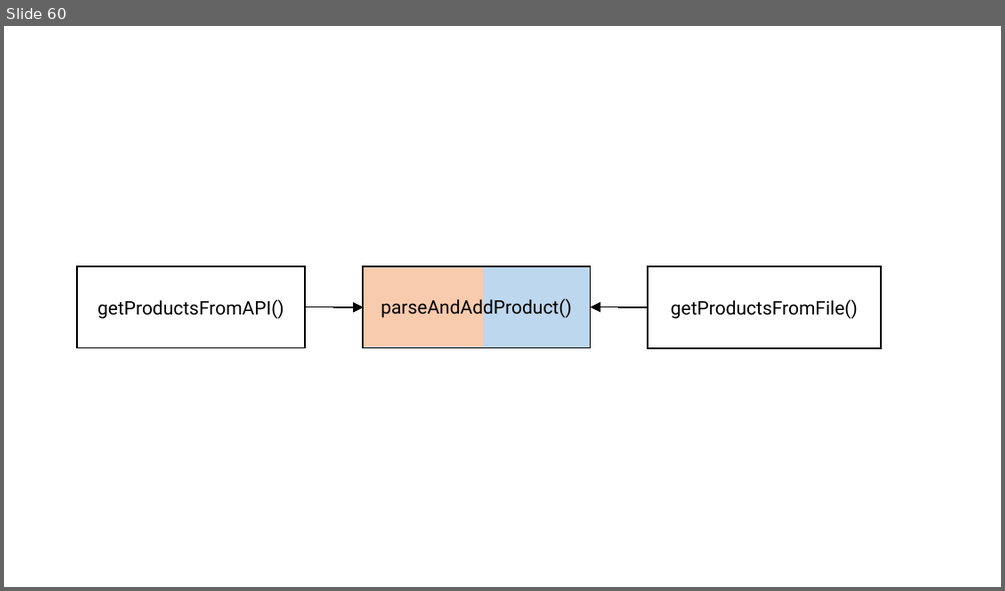
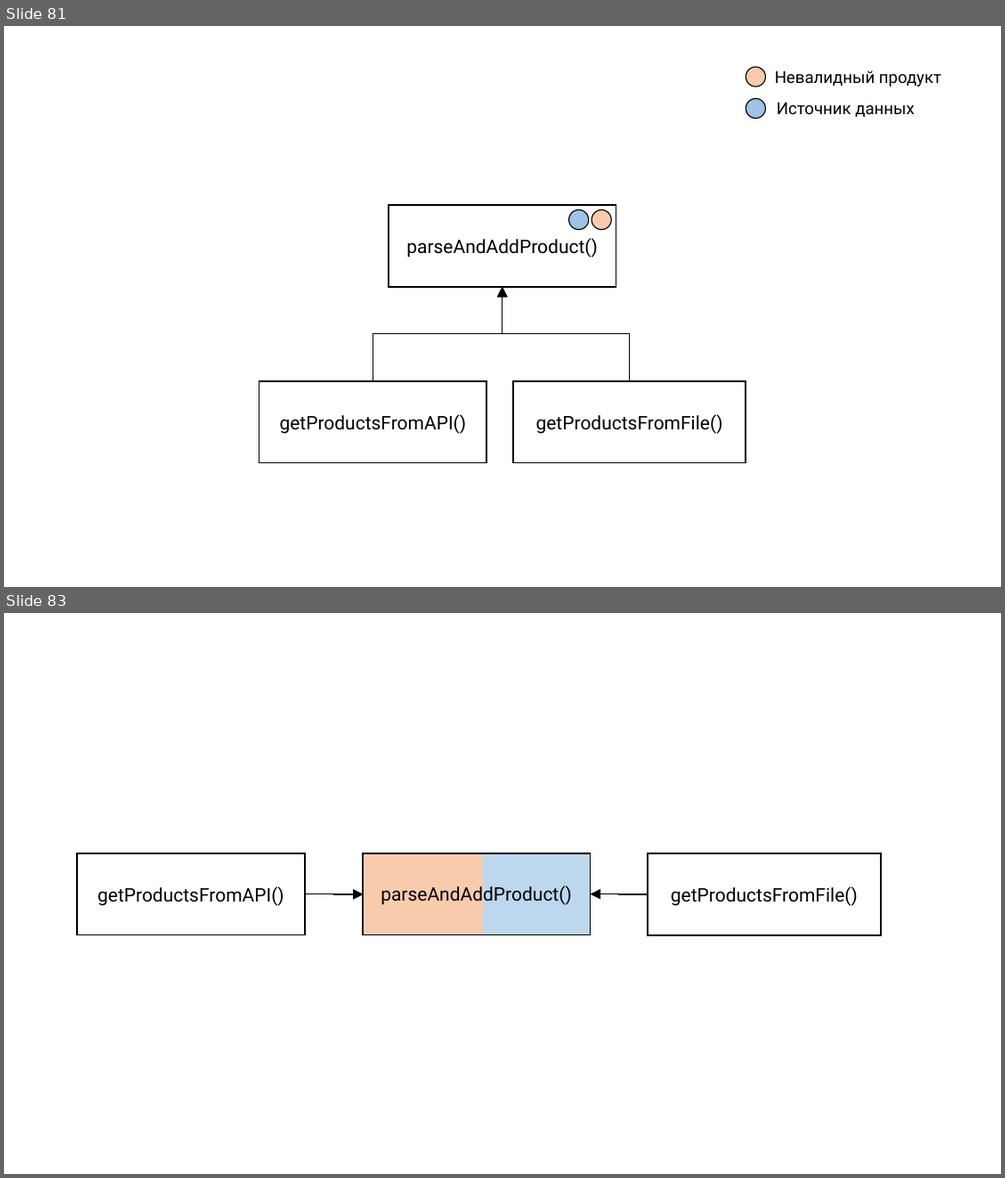
Before and after one commit to rkhaimov/brain-gym, a slide deck: clean/Презентация.pptx. Shown one above the other, each under a label of ours: slide 60 before the commit, slides 81 and 83 after it; the slides between them are not shown. The pictures are 1005x591 and 1005x1178 pixels, drawn with LibreOffice and Linux fonts; fonts in the diff are those of the drawing. Boxes give left, top, right and bottom in pixels: in the first picture for what was removed or moved away, otherwise in the second. Text is boxed around its words. In the diff, an @@ line names an element or a change of style, - is before the commit and + after.

```diff
--- a/clean/Презентация.pptx
+++ b/clean/Презентация.pptx
@@ slide 81 added at box(4, 26, 1001, 587), background #FFFFFF @@
@@ ellipse added at box(745, 67, 765, 87), fill #F8CBAD, outline #000000 1 pt @@
@@ text added at box(775, 70, 941, 87), 16 pt, text #000000 @@
+Невалидный продукт
@@ ellipse added at box(745, 99, 765, 118), fill #9DC3E6, outline #000000 1 pt @@
@@ text added at box(777, 102, 914, 117), 16 pt, text #000000 @@
+Источник данных
@@ group added at box(259, 205, 745, 463): 3 rectangles, 2 elbow arrows, 2 ellipses @@
+getProductsFromAPI()
+getProductsFromFile()
+parseAndAddProduct()
@@ what was slide 60 is now slide 83 @@
```
Also in this commit, not shown: 8 slides changed, 48 other slides added, 10 slides removed.
